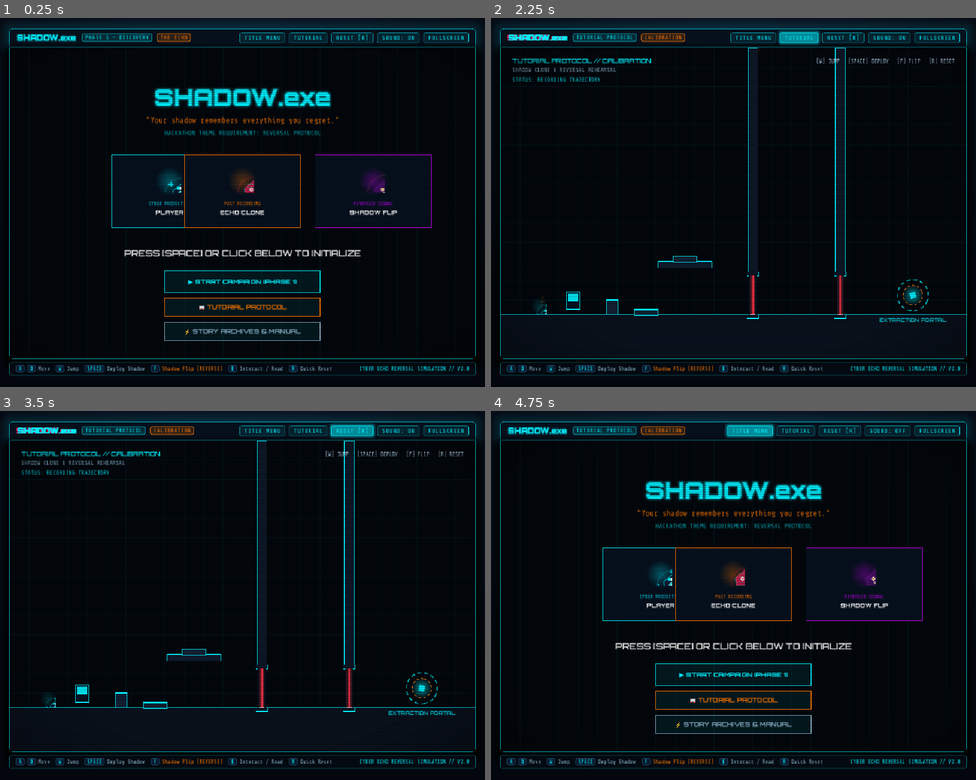
Above: before the commit, frames 1-4 (two rows, left to right).
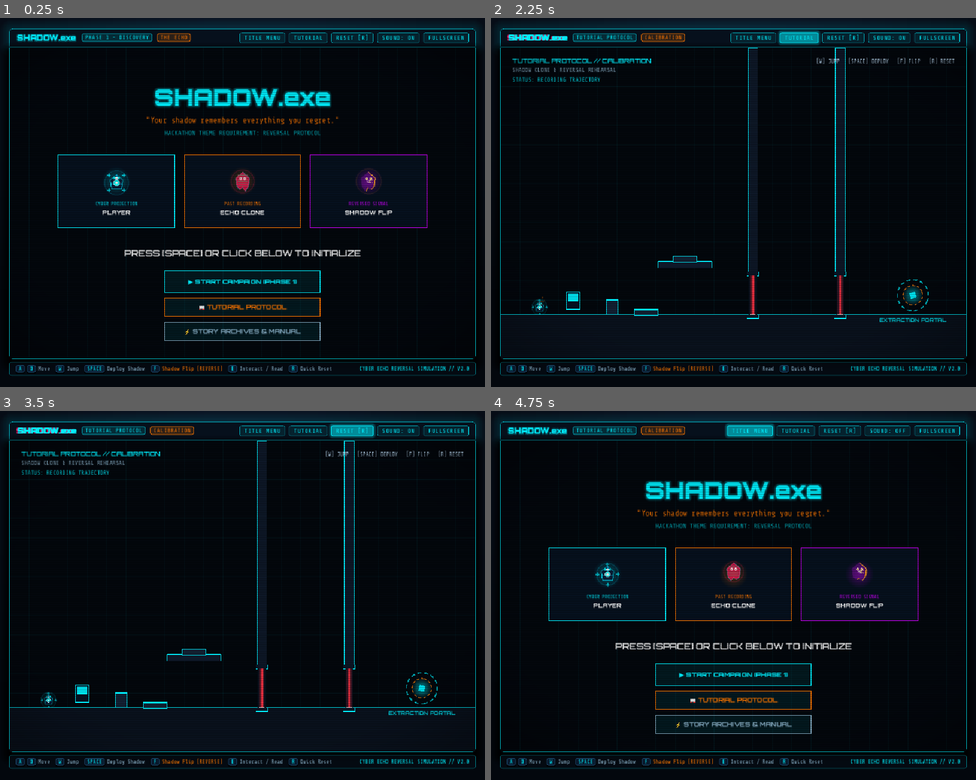
Above: after the commit, the same moments.

Repository: kirtansukhadiya/SHADOW.exe
Game: Godot game, scene res://scenes/WebGame.tscn
The game is run twice, just before and just after one commit, with the same random seed, the same clock (stepped at 60 frames per second) and the same inputs.
Inputs (mouse positions are in pixels of both pictures, inside the frame that each line leads up to):
- Up to frame 1 (0.25 s): no input
- Up to frame 2 (2.25 s): tap Enter at 0.5 s; move the mouse to (840, 184) at 0.52 s; hold D (move_right) 0.53-1.25 s; tap Space (activate_shadow) at 0.6 s; click (840, 184) at 0.67 s; tap W (move_up) at 0.77 s; click "TITLE MENU" at 1.25 s; click "TUTORIAL" at 2 s
- Up to frame 3 (3.5 s): click "RESET [R]" at 2.75 s
- Up to frame 4 (4.75 s): click "SOUND: ON" at 3.5 s; click "TITLE MENU" at 4.25 s

The runs differ from the first frame. In frame 1, 1.4% of the frame differs, in the area x 11-89%, y 37-57%; in frame 2, less than 0.1%; in frame 3, less than 0.1%; in frame 4, 1.4%.

Commit message:
Fix overlapping title cards and clipped character sprites
- Space the three title-screen cards evenly (240px wide, 20px gaps); the
  player card was half covered by the echo clone card
- Draw characters from the individual 64x64 animation frames instead of
  the misaligned spritesheet.png, which cut the sprites in half

Diff:
--- a/scripts/web_game.gd
+++ b/scripts/web_game.gd
@@ -8,7 +8,13 @@
 const WebWorld := preload("res://scripts/web_world.gd")
 const TerminalModal := preload("res://scripts/terminal_modal.gd")
 const WebAudio := preload("res://scripts/web_audio.gd")
-const SPRITESHEET := preload("res://assets/art/spritesheet.png")
+# Animation frames per sprite row (0 player, 1 echo shadow, 2 reversed shadow).
+# The combined spritesheet.png is misaligned and clips the characters, so the
+# individual 64x64 frames are used instead.
+const FRAME_SETS := ["player", "ghost", "ghost_reverse"]
+# The 64px frames have transparent padding; scale up so the character fills
+# the same area the 32px spritesheet cell was meant to.
+const FRAME_PAD_SCALE := 1.4
 
 # --- GAME CONSTANTS (same as web) ---
 const CANVAS_W := 960.0
@@ -183,11 +189,17 @@
 var _brand: Control
 var _shake_off := Vector2.ZERO
 var _bg_tex: GradientTexture2D
+var _frames: Array = []  # [row][frame] -> Texture2D
 
 
 func _ready() -> void:
 	set_anchors_and_offsets_preset(Control.PRESET_FULL_RECT)
 	mouse_filter = Control.MOUSE_FILTER_IGNORE
+	for set_name in FRAME_SETS:
+		var row: Array[Texture2D] = []
+		for f in 8:
+			row.append(load("res://assets/art/%s_%d.png" % [set_name, f]))
+		_frames.append(row)
 	_audio = WebAudio.new()
 	add_child(_audio)
 	_build_page()
@@ -692,8 +704,8 @@
 
 func _sprite(row: int, frame: int, pos: Vector2, facing: float, draw_size: float = 32.0) -> void:
 	_canvas.draw_set_transform(_shake_off + pos, 0.0, Vector2(signf(facing) if facing != 0.0 else 1.0, 1.0))
-	var h := draw_size / 2.0
-	_canvas.draw_texture_rect_region(SPRITESHEET, Rect2(-h, -h, draw_size, draw_size), Rect2(frame * 32, row * 32, 32, 32))
+	var h := draw_size * FRAME_PAD_SCALE / 2.0
+	_canvas.draw_texture_rect(_frames[row][frame], Rect2(-h, -h, h * 2.0, h * 2.0), false)
 	_canvas.draw_set_transform(_shake_off)
 
 
@@ -851,9 +863,10 @@
 	_text("HACKATHON THEME REQUIREMENT: REVERSAL PROTOCOL", CANVAS_W / 2.0, 180, UI.mono(), 13, Color(UI.CYAN, 0.7), 1)
 
 	var card_y := 220.0
-	_draw_card(CANVAS_W / 2.0 - 270, card_y, 240, 150, UI.CYAN, "CYBER PROJECTION", "PLAYER", 0, time)
+	# Three 240px cards with 20px gaps, centred (the web build overlapped the first two).
+	_draw_card(CANVAS_W / 2.0 - 380, card_y, 240, 150, UI.CYAN, "CYBER PROJECTION", "PLAYER", 0, time)
 	_draw_card(CANVAS_W / 2.0 - 120, card_y, 240, 150, UI.ORANGE, "PAST RECORDING", "ECHO CLONE", 1, time)
-	_draw_card(CANVAS_W / 2.0 + 150, card_y, 240, 150, UI.VIOLET, "REVERSED SIGNAL", "SHADOW FLIP", 2, time)
+	_draw_card(CANVAS_W / 2.0 + 140, card_y, 240, 150, UI.VIOLET, "REVERSED SIGNAL", "SHADOW FLIP", 2, time)
 
 	_text("PRESS [SPACE] OR CLICK BELOW TO INITIALIZE", CANVAS_W / 2.0, 430, UI.orbitron(600), 18, Color.WHITE, 1)
 	_draw_menu_button(CANVAS_W / 2.0 - 160, 460, 320, 44, "▶ START CAMPAIGN (PHASE 1)", UI.CYAN)
